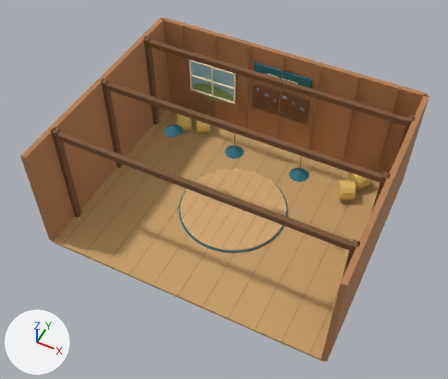
The Blender file blender/models/garage.blend as it was, and as the next commit left it.
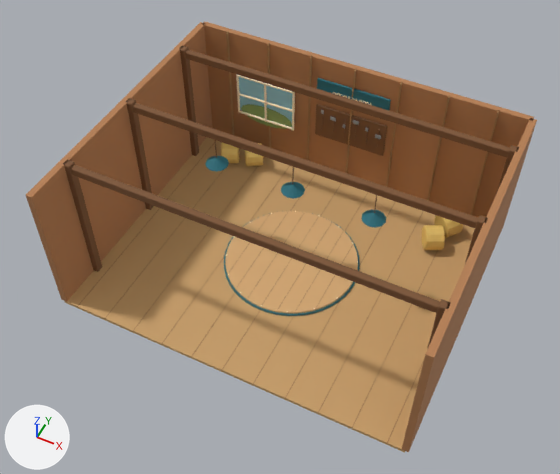
The first picture shows the older version from a 50 mm camera at (13.6, -28.8, 37.8) aimed at (-0.2, -1.2, 3.4). The close-ups show the older and then the newer version on the part from 0% to 100% of the width and 0% to 100% of the height of that picture. Only the edits that show in the close-ups are written down. Arrows for +X, +Y and +Z are at lower left; the lights stay in place.

Objects in the first close-up: 'Garage'.
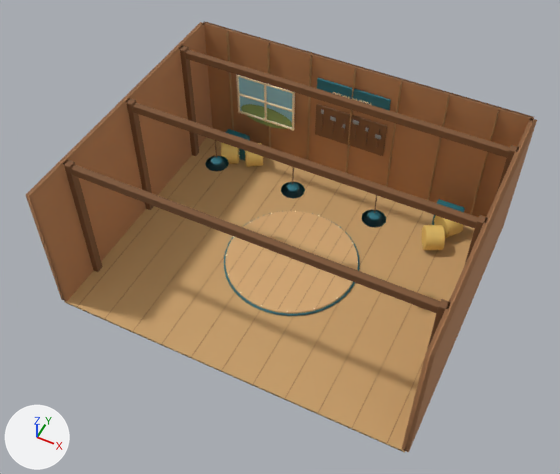
The edits, one by one:
Material 'DetailCream' (mat_detailcream) is new.
Its base color is (1.0, 0.871, 0.624) (beige #fff0cf).
Its roughness is 0.43.
Material 'CabinetPaint' (mat_cabinetpaint) is new.
Its base color is (0.0152, 0.15, 0.191) (dark cyan #216c79).
Its roughness is 0.43.
me_cube is used by ob_garage; location (0.0, 0.0, 0.0).
me_cube had 7929 vertices, 6479 faces and spanned x -11.2..11.2, y -9.0..9.2, z -0.2..9.0.
me_cube now has 12903 vertices, 11391 faces and spans x -11.2..11.2, y -9.0..9.2, z -0.2..9.0.
me_cube part 1: 82 vertices moved within x -8.3..5.1, y -4.2..8.7, z 0.0..6.5; 160 vertices removed from x -7.9..5.2, y -0.2..8.8, z 2.6..6.5; 5134 vertices added at x -11.0..11.0, y -6.2..8.8, z 0.0..9.0.
me_cube part 2: the surface is now shaded smooth.
Mesh me_cube_062 is new.
It has 1520 vertices, 1500 faces and spans x -8.7..8.7, y 6.8..7.5, z 0.0..2.0.
Faces by material slot: [300, 1200].
It uses material mat_cabinetpaint (dark cyan #216c79).
It uses material mat_detailcream (beige #fff0cf).
Object 'CraftDetails' (ob_craftdetails) is new; it shows me_cube_062.
Its location is (0.0, 0.0, 0.0).

Where the change shows, as pixel boxes (x1, y1, x2, y2) in the close-ups (560 x 474 px):
'CraftDetails', added (mostly hidden)
    after: (226, 129, 465, 225)
    faces in mat_cabinetpaint (dark cyan #216c79): (226, 129, 465, 225)
part 1 of me_cube, built on
    before: (224, 74, 387, 315)
    after: (64, 47, 517, 347)
